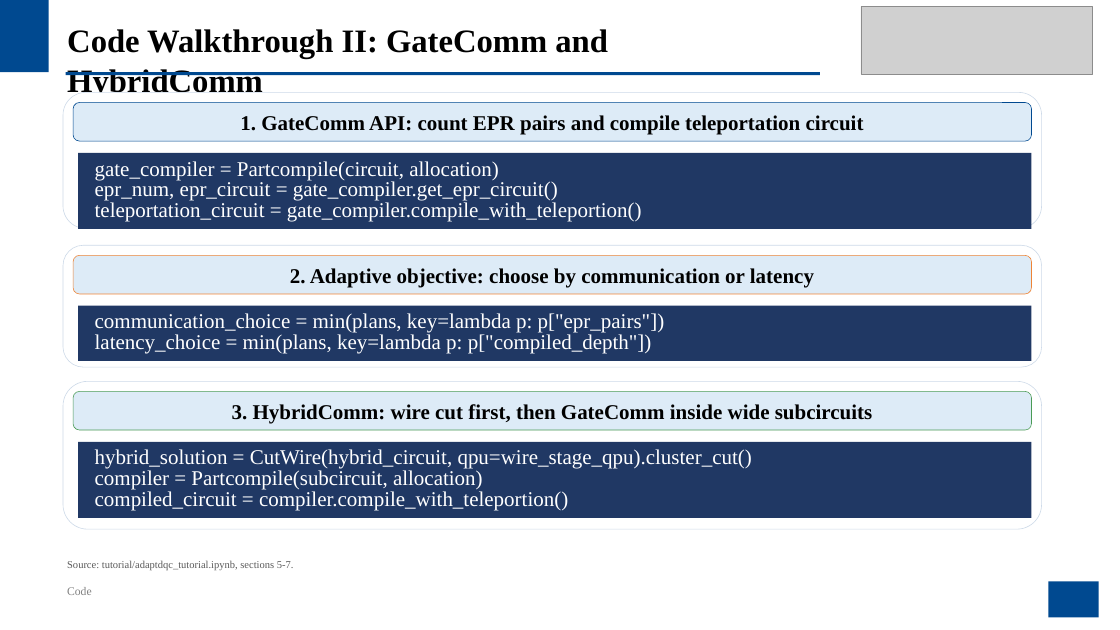
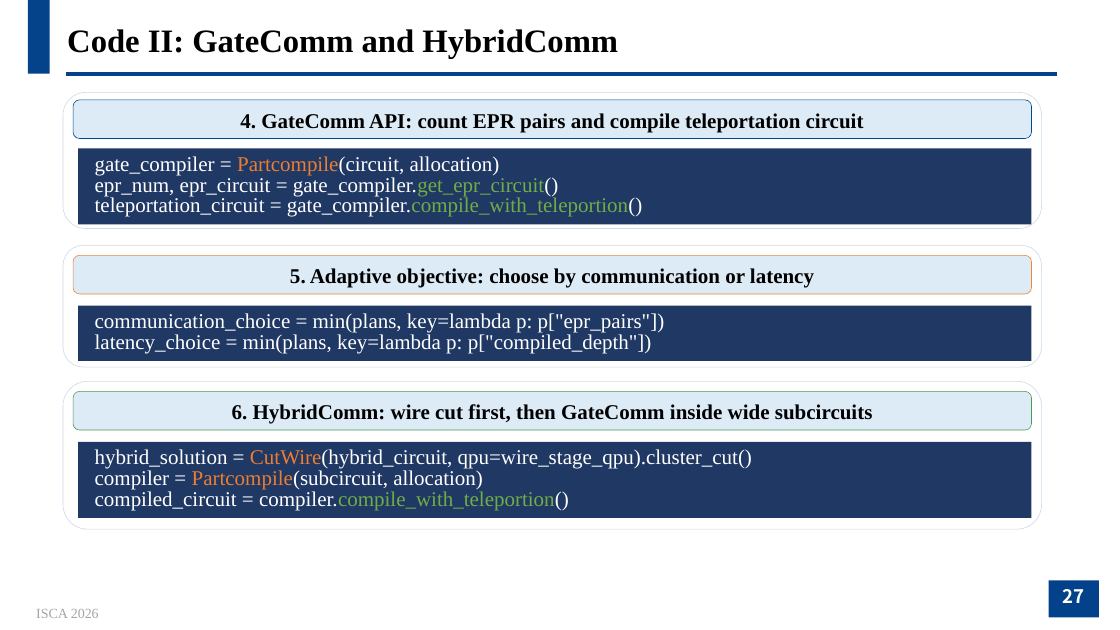
Before and after one commit to JanusQ/Janus4, a slide deck: slide 27 of adaptiveQC/pptx/AdaptDQC_Adaptive_Distributed_Quantum_Computing_With_Quantitative_Performance_Analysis.pptx (slide 31 before the commit). Drawn at 1120x630 pixels with LibreOffice and Linux fonts; fonts in the diff are those of the drawing; grey boxes stand for pictures; background and template pictures are left out. Boxes give left, top, right and bottom in pixels: in the first picture for what was removed or moved away, otherwise in the second. Text is boxed around its words. In the diff, an @@ line names an element or a change of style, - is before the commit and + after.

Commit message:
modify pptx

```diff
--- a/adaptiveQC/pptx/AdaptDQC_Adaptive_Distributed_Quantum_Computing_With_Quantitative_Performance_Analysis.pptx
+++ b/adaptiveQC/pptx/AdaptDQC_Adaptive_Distributed_Quantum_Computing_With_Quantitative_Performance_Analysis.pptx
@@ rectangle removed at (0,0,49,72) @@
@@ rectangle added at (28,0,50,73), fill #04428A @@
@@ text at (67,29,618,59): text changed @@
-Code Walkthrough II: GateComm and HybridComm
+Code II: GateComm and HybridComm
@@ picture removed at (861,7,1092,74) @@
@@ rectangle removed at (66,72,820,76) @@
@@ line added from (66, 74) to (1058, 74), #04428A 3 pt @@
@@ text in rounded rectangle at (240,113,864,133): text changed @@
-1. GateComm API: count EPR pairs and compile teleportation circuit
+4. GateComm API: count EPR pairs and compile teleportation circuit
@@ rectangle "gate_compiler = Partcompile(circuit, allocation)": place and size @@
-rectangle "gate_compiler = Partcompile(circuit, allocation)" at (78,153,1032,229)
+rectangle "gate_compiler = Partcompile(circuit, allocation)" at (78,149,1032,224)
@@ rectangle "gate_compiler = Partcompile(circuit, allocation)" at (78,149,1032,224): text colour #FFFFFF to #ED7D31 in "Partcompile(circuit,"; text colour #FFFFFF to #70AD47 in "gate_compiler.get_epr_circuit()", "gate_compiler.compile_with_teleportion()" @@
@@ text in rounded rectangle at (290,268,814,288): text changed @@
-2. Adaptive objective: choose by communication or latency
+5. Adaptive objective: choose by communication or latency
@@ text in rounded rectangle at (232,404,873,424): text changed @@
-3. HybridComm: wire cut first, then GateComm inside wide subcircuits
+6. HybridComm: wire cut first, then GateComm inside wide subcircuits
@@ rectangle "hybrid_solution = CutWire(hybrid_circuit, qpu=wire_stage_qpu ..." at (78,442,1032,518): text colour #FFFFFF to #ED7D31 in "CutWire(hybrid_circuit,", "Partcompile(subcircuit,"; text colour #FFFFFF to #70AD47 in "compiler.compile_with_teleportion()" @@
@@ text removed at (67,560,294,570) @@
-Source: tutorial/adaptdqc_tutorial.ipynb, sections 5-7.
@@ text removed at (67,587,92,595) @@
-Code
@@ rectangle removed at (1049,581,1099,618) @@
@@ page number added at (1049,581,1099,618), fill #03428A, 16 pt, text #FFFFFF, bold @@
+27
@@ text added at (36,609,99,618), 12 pt, text #A5A5A5 @@
+ISCA 2026
```
Also in this commit, not shown: 23 other slides changed, 4 slides added, 7 slides removed, 1 other file.
